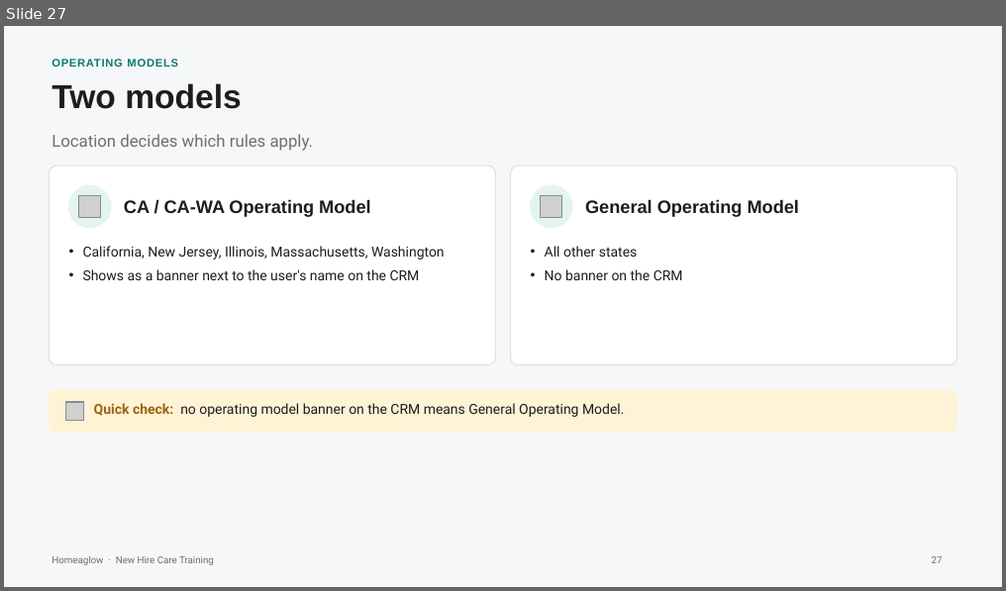
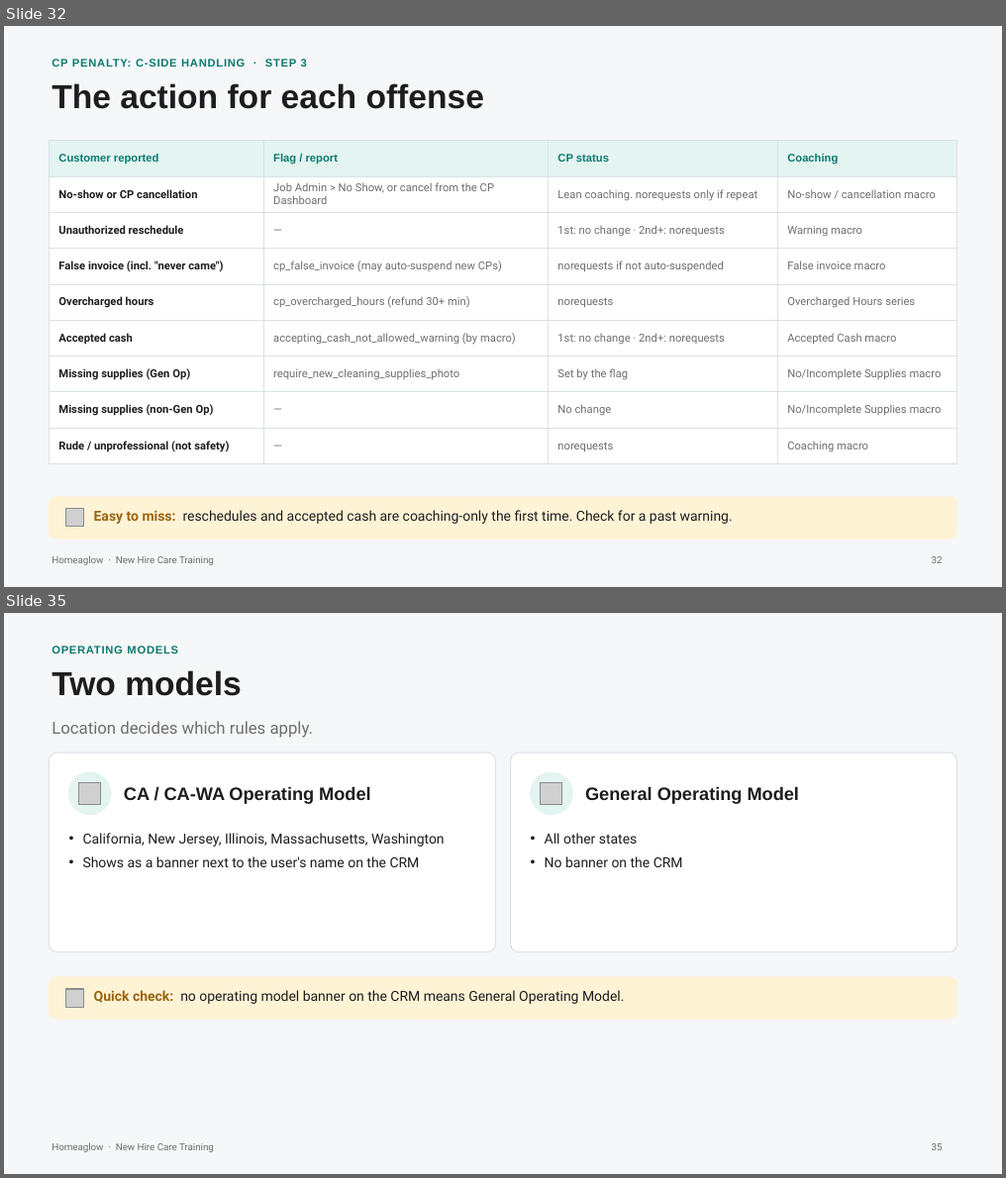
Before and after one commit to anjulimichelle/training, a slide deck: cleaner-foundations/cleaner-foundations-cp-crm.pptx. Shown one above the other, each under a label of ours: slide 27 before the commit, slides 32 and 35 after it; the slides between them are not shown. The pictures are 1006x591 and 1006x1178 pixels, drawn with LibreOffice and Linux fonts; fonts in the diff are those of the drawing; grey boxes stand for pictures. Boxes give left, top, right and bottom in pixels: in the first picture for what was removed or moved away, otherwise in the second. Text is boxed around its words. In the diff, an @@ line names an element or a change of style, - is before the commit and + after.

```diff
--- a/cleaner-foundations/cleaner-foundations-cp-crm.pptx
+++ b/cleaner-foundations/cleaner-foundations-cp-crm.pptx
@@ slide 32 added at [4,26,1002,587], background #F6F7F9; not listed: 1 template element that a slide beside it also shows @@
@@ text added at [52,59,307,67], 8 pt, text #0B7A6F, bold @@
+CP PENALTY: C-SIDE HANDLING · STEP 3
@@ text added at [52,83,484,109], 24 pt, text #1D1D1F, bold @@
+The action for each offense
@@ table added at [49,141,957,457], 9 rows, 4 columns @@
+Customer reported | Flag / report | CP status | Coaching
+No-show or CP cancellation | Job Admin > No Show, or cancel from the CP Dashboard | Lean coaching. norequests only if repeat | No-show / cancellation macro
+Unauthorized reschedule | — | 1st: no change · 2nd+: norequests | Warning macro
+False invoice (incl. "never came") | cp_false_invoice (may auto-suspend new CPs) | norequests if not auto-suspended | False invoice macro
+Overcharged hours | cp_overcharged_hours (refund 30+ min) | norequests | Overcharged Hours series
+Accepted cash | accepting_cash_not_allowed_warning (by macro) | 1st: no change · 2nd+: norequests | Accepted Cash macro
+Missing supplies (Gen Op) | require_new_cleaning_supplies_photo | Set by the flag | No/Incomplete Supplies macro
+Missing supplies (non-Gen Op) | — | No change | No/Incomplete Supplies macro
+Rude / unprofessional (not safety) | — | norequests | Coaching macro
@@ rounded rectangle added at [49,497,957,539], fill #FFF3D6, outline #FFF3D6 0.75 pt @@
@@ picture added at [65,509,84,527] @@
@@ text added at [94,510,733,524], 10 pt, text #1D1D1F @@
+Easy to miss: reschedules and accepted cash are coaching-only the first time. Check for a past warning.
@@ page number added at [932,557,943,564], 7 pt, text #6E6E73 @@
+32
@@ what was slide 27 is now slide 35 @@
@@ page number at [932,1144,943,1151]: text changed @@
-27
+35
```
Also in this commit, not shown: 11 slides changed, 7 other slides added, 1 other file.
